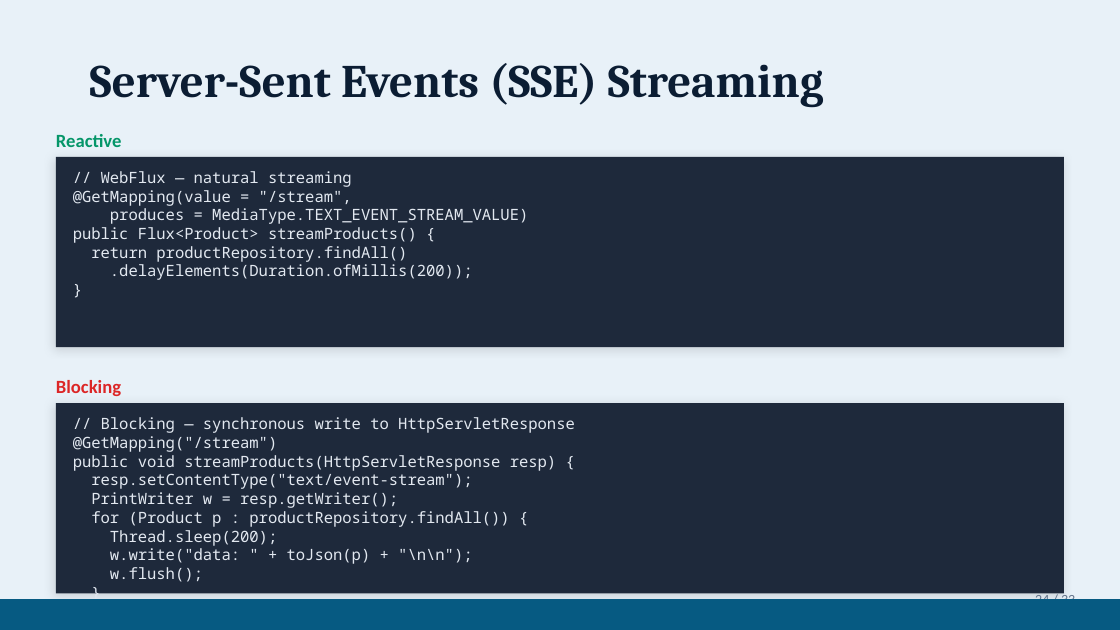
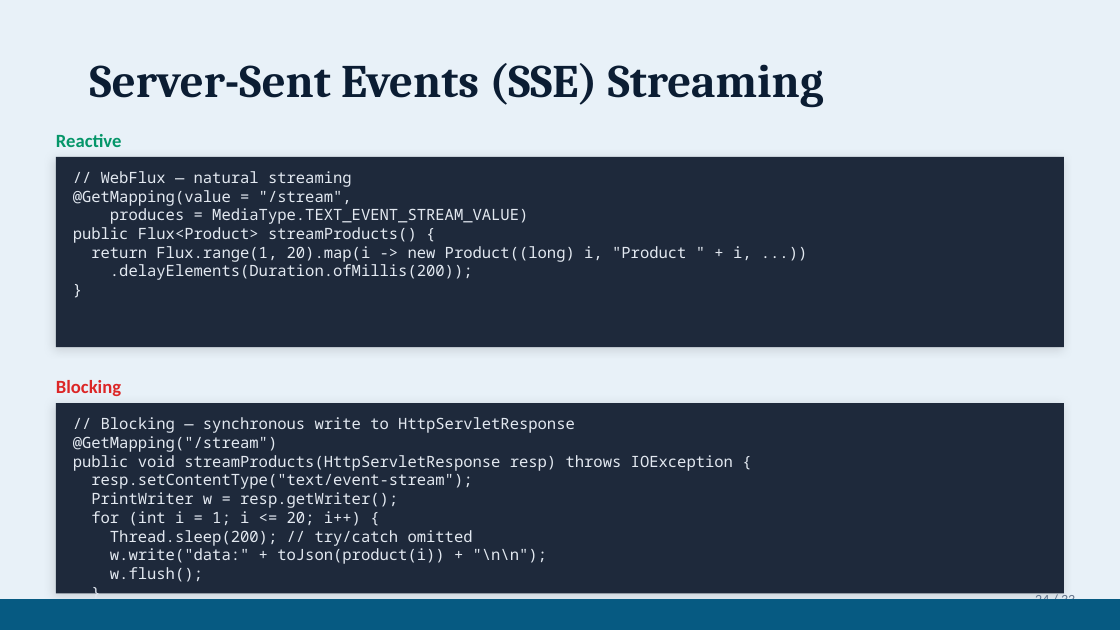
Before and after one commit to gitkoyot/reactor-presentation, a slide deck: slide 24 of WebFlux-Reactive-vs-Blocking.pptx. Drawn at 1120x630 pixels with LibreOffice and Linux fonts; fonts in the diff are those of the drawing. Boxes give left, top, right and bottom in pixels: in the first picture for what was removed or moved away, otherwise in the second. Text is boxed around its words. In the diff, an @@ line names an element or a change of style, - is before the commit and + after.

```diff
--- a/WebFlux-Reactive-vs-Blocking.pptx
+++ b/WebFlux-Reactive-vs-Blocking.pptx
@@ text at (91,246,752,262): text changed @@
-return productRepository.findAll()
+return Flux.range(1, 20).map(i -> new Product((long) i, "Product " + i, ...))
@@ text at (73,455,733,471): text changed @@
-public void streamProducts(HttpServletResponse resp) {
+public void streamProducts(HttpServletResponse resp) throws IOException {
@@ text at (91,511,547,564): text changed @@
-for (Product p : productRepository.findAll()) {
-Thread.sleep(200);
-w.write("data: " + toJson(p) + "\n\n");
+for (int i = 1; i <= 20; i++) {
+Thread.sleep(200); // try/catch omitted
+w.write("data:" + toJson(product(i)) + "\n\n");
```
Also in this commit, not shown: 5 other slides changed, 11 other files.
